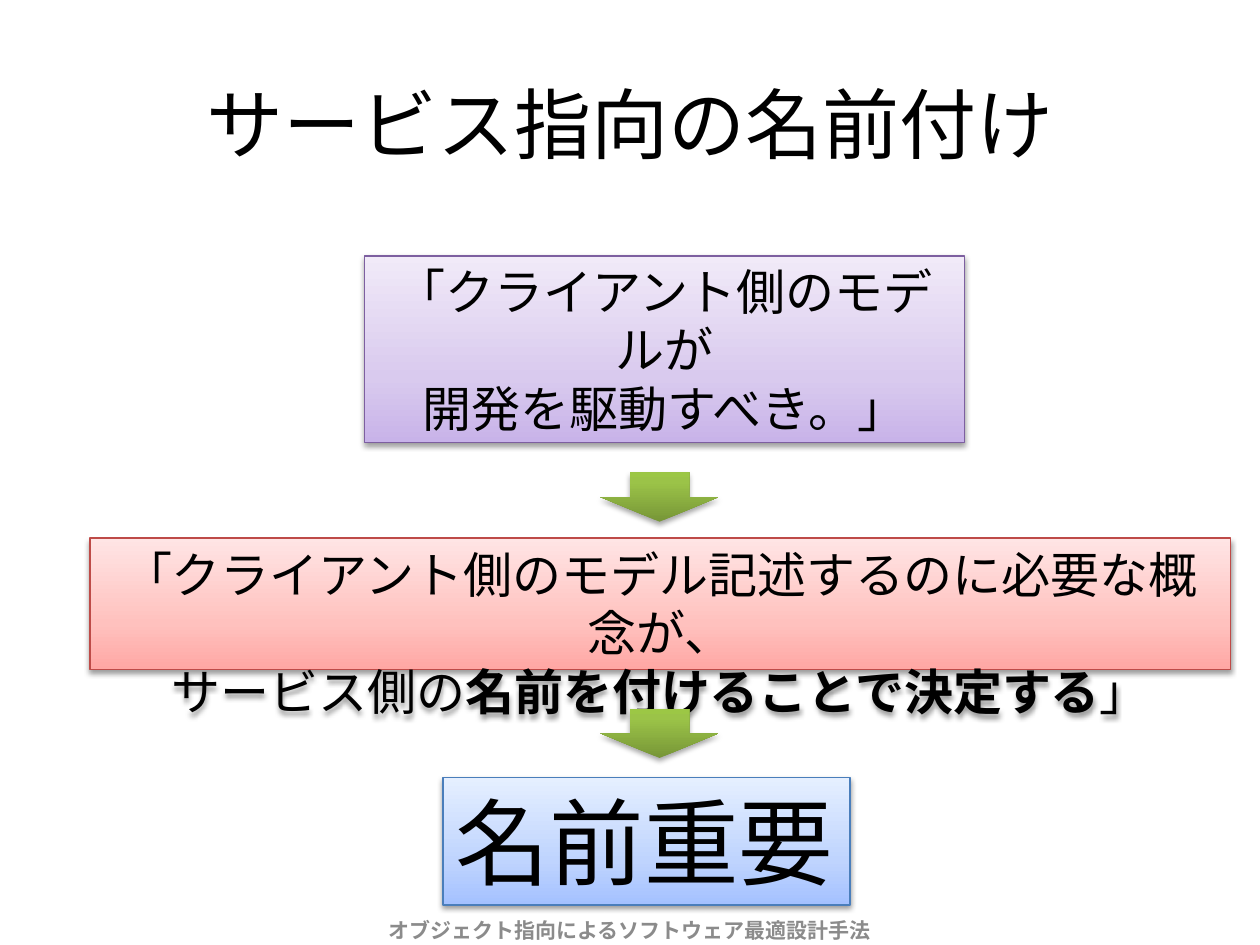
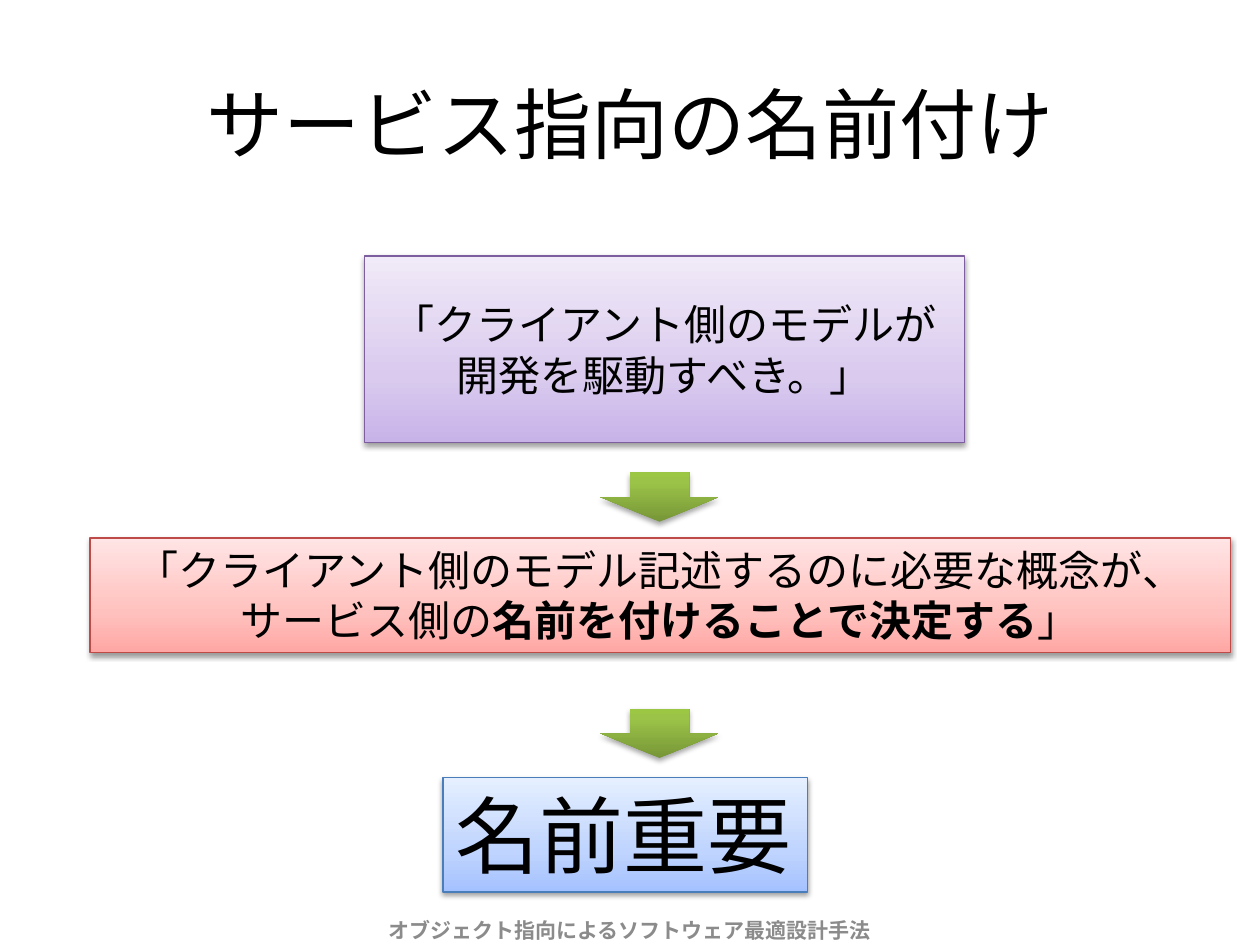
Before and after one commit to Fujiwo/Shos.ProgrammingBestPracticesAndPrinciples, a slide deck: slide 70 of 参考資料/元資料/オブジェクト指向によるソフトウェア最適設計手法 名前編.pptx. Drawn at 1260x945 pixels with LibreOffice and Linux fonts; fonts in the diff are those of the drawing. Boxes give left, top, right and bottom in pixels: in the first picture for what was removed or moved away, otherwise in the second. Text is boxed around its words. In the diff, an @@ line names an element or a change of style, - is before the commit and + after.

```diff
--- a/参考資料/元資料/オブジェクト指向によるソフトウェア最適設計手法 名前編.pptx
+++ b/参考資料/元資料/オブジェクト指向によるソフトウェア最適設計手法 名前編.pptx
@@ rectangle "「クライアント側のモデルが 開発を駆動すべき。」" at [364,256,965,442]: size 28 to 24 pt, font Calibri to Noto Sans CJK JP @@
@@ rectangle "「クライアント側のモデル記述するのに必要な概念が、 サービス側の名前を付けることで決定する」" at [91,538,1231,653]: size 28 to 24 pt, font Calibri to Noto Sans CJK JP @@
@@ rectangle "「クライアント側のモデル記述するのに必要な概念が、 サービス側の名前を付けることで決定する」": place and size @@
-rectangle "「クライアント側のモデル記述するのに必要な概念が、 サービス側の名前を付けることで決定する」" at [91,538,1231,669]
+rectangle "「クライアント側のモデル記述するのに必要な概念が、 サービス側の名前を付けることで決定する」" at [91,538,1231,653]
@@ rectangle "名前重要": place and size @@
-rectangle "名前重要" at [444,777,850,905]
+rectangle "名前重要" at [444,777,808,892]
@@ rectangle "名前重要" at [444,777,808,892]: size 54 to 48 pt, font Calibri to Noto Sans CJK JP @@
```
Also in this commit, not shown: 7 other slides changed, 30 other files.
